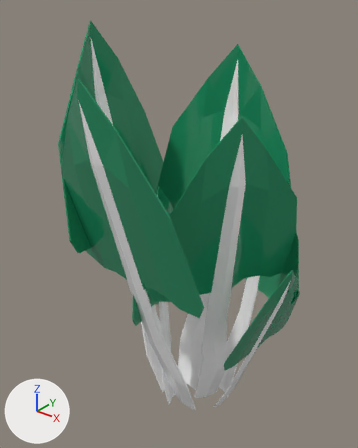
A saved change to the FBX model Assets/Art/Models/Vegetables/Chard/Planted/Chard_3.fbx.
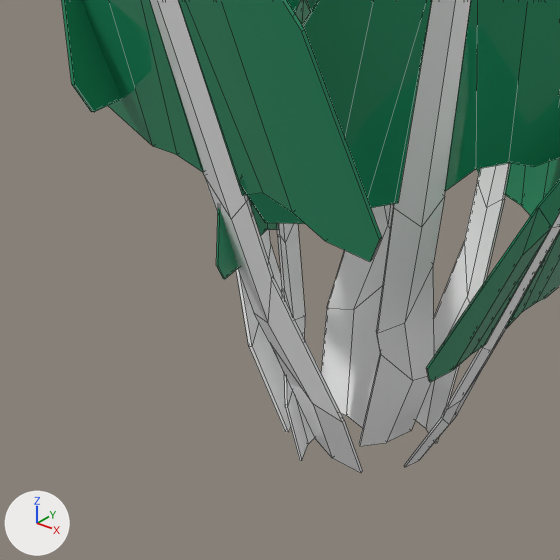
Each version is shown whole from a 50 mm camera at (0.1255, -0.1607, 0.2004) aimed at (-0.0009, -0.0027, 0.1024), then close up on the part from 11% to 79% of the width and 46% to 100% of the height. Lighting does not change. The marker at lower left points along +X, +Y and +Z. The close-ups show mesh edges as thin lines. Where no turn or scale is listed for an object, it has been applied to the vertices.

Names of what the first close-up shows: '3_Chard'.
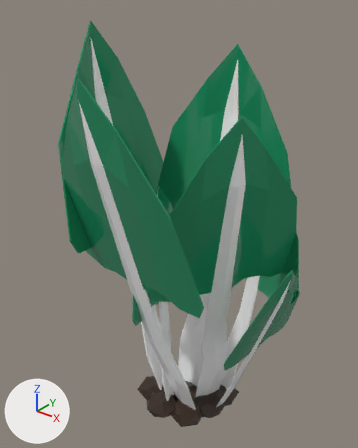
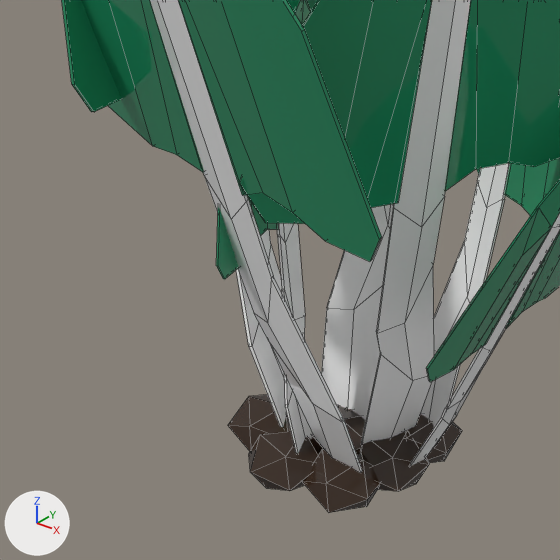
The newer file is also rescaled (x2.071) as a whole; pictures and numbers use the older file's frame.

Where the change shows, as pixel boxes [x1, y1, x2, y2] in the close-ups (560 x 560 px):
'3_Chard', reshaped
    before: [62, 0, 560, 473]
    after: [62, 0, 560, 512]
part 1 of me_plane_022, added (brown)
    after: [228, 395, 291, 451]
part 2 of me_plane_022, added (black)
    after: [405, 414, 462, 463]
part 3 of me_plane_022, added (black)
    after: [361, 432, 429, 491]
part 4 of me_plane_022, added
    after: [312, 405, 365, 453]
part 5 of me_plane_022, added (brown)
    after: [249, 430, 320, 491]
part 6 of me_plane_022, built on
    before: [249, 246, 459, 467]
    after: [249, 246, 460, 512]

Diff of the bpy script that builds the scene:
```diff
--- a/Assets/Art/Models/Vegetables/Chard/Planted/Chard_3.fbx.py
+++ b/Assets/Art/Models/Vegetables/Chard/Planted/Chard_3.fbx.py
@@ me_plane_022 @@
 # used by ob_3_chard; location = (0.0, 0.0, 0.0)
-me_plane_022.from_pydata(...)  # 518 vertices, 497 faces; spans x -0.049..0.055, y -0.055..0.04, z 0.0..0.186
+me_plane_022.from_pydata(...)  # 626 vertices, 677 faces; spans x -0.049..0.055, y -0.055..0.04, z -0.006..0.186
+# me_plane_022 part 1: a new loose piece, an icosphere of 20 faces spanning x -0.0235..-0.0061, y -0.0156..0.0025, z -0.0057..0.0034, in mat_base_color (picture img_paleta_png)
+# me_plane_022 part 2: a new loose piece, an icosphere of 20 faces spanning x 0.0073..0.0248, y 0.0043..0.0224, z -0.0057..0.0034, in mat_base_color (picture img_paleta_png)
+# me_plane_022 part 3: a new loose piece, an icosphere of 20 faces spanning x 0.0061..0.0235, y -0.0067..0.0112, z -0.0058..0.0034, in mat_base_color (picture img_paleta_png)
+# me_plane_022 part 4: a new loose piece, an icosphere of 20 faces spanning x -0.007..0.01, y -0.007..0.009, z -0.006..0.004, in mat_base_color (picture img_paleta_png)
+# me_plane_022 part 5: a new loose piece, an icosphere of 20 faces spanning x -0.013..0.0045, y -0.0217..-0.0038, z -0.0058..0.0034, in mat_base_color (picture img_paleta_png)
+# me_plane_022 part 6
+# 3 faces are deleted
+# 29 vertices in x -0.012..0.021, y -0.012..0.012, z 0.0 move by (0.0, 0.0, -0.002)
+# 6 vertices in x 0.011..0.022, y 0.011..0.015, z 0.001 move by (0.0, 0.0, -0.003)
+# 12 vertices are added at x 0.001..0.019, y -0.018..0.0, z -0.006..0.003
+# 23 new faces join them
 me_plane_022.materials.append(mat_base_color)
```
